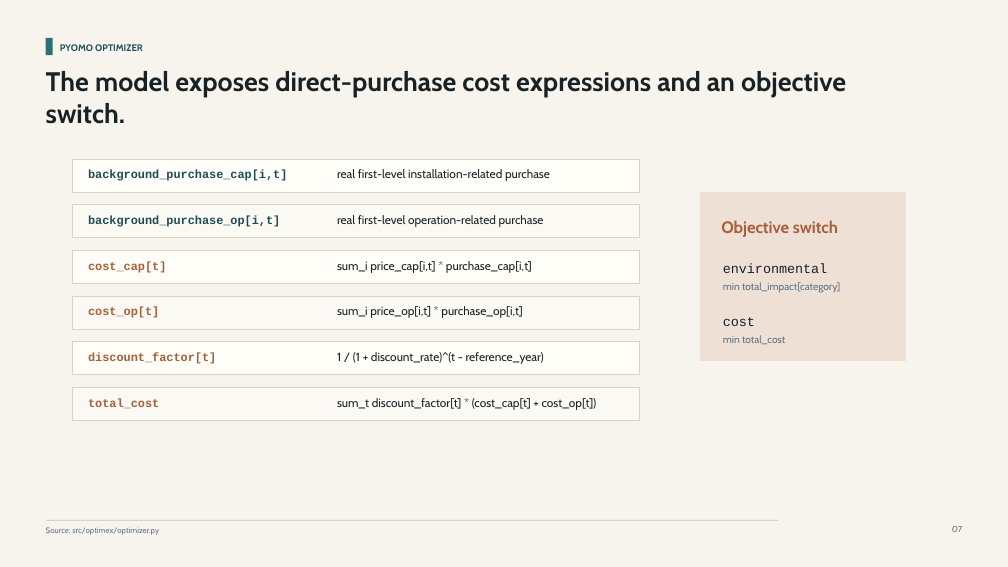
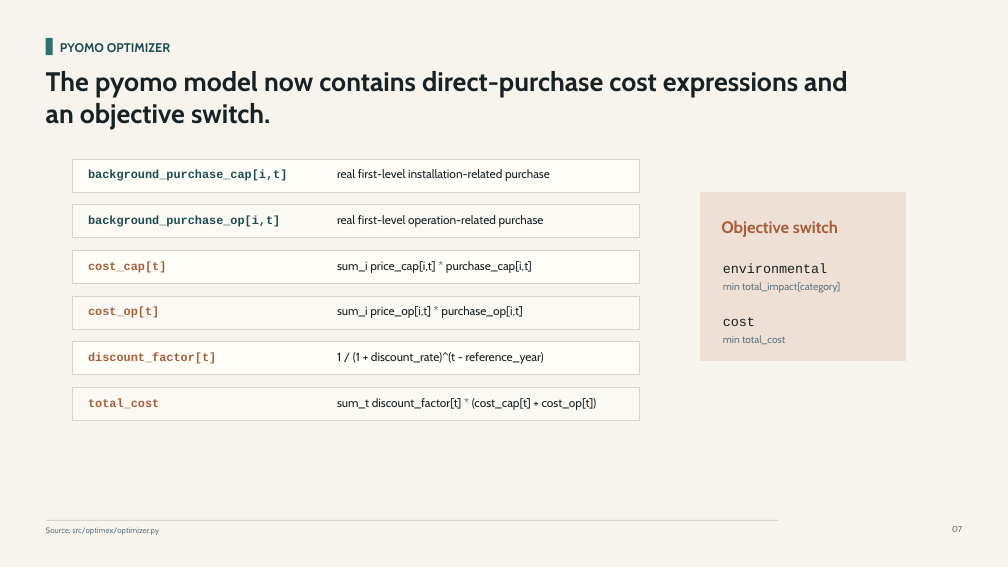
Before and after one commit to langeluca/optimex, a slide deck: slide 7 of outputs/019eb20b-c78d-7562-a3e1-1b44de512a93/presentations/economic-cost-optimization/output/economic-cost-optimization-in-optimex.pptx. Drawn at 1008x567 pixels with LibreOffice and Linux fonts; fonts in the diff are those of the drawing. Boxes give left, top, right and bottom in pixels: in the first picture for what was removed or moved away, otherwise in the second. Text is boxed around its words. In the diff, an @@ line names an element or a change of style, - is before the commit and + after.

Commit message:
update economic cost optimization presentation

```diff
--- a/outputs/019eb20b-c78d-7562-a3e1-1b44de512a93/presentations/economic-cost-optimization/output/economic-cost-optimization-in-optimex.pptx
+++ b/outputs/019eb20b-c78d-7562-a3e1-1b44de512a93/presentations/economic-cost-optimization/output/economic-cost-optimization-in-optimex.pptx
@@ text "PYOMO OPTIMIZER" at box(60, 43, 170, 52): size 9 to 12 pt @@
@@ text at box(46, 71, 847, 130): text changed @@
-The model exposes direct-purchase cost expressions and an objective switch.
+The pyomo model now contains direct-purchase cost expressions and an objective switch.
```
Also in this commit, not shown: 11 other slides changed.
